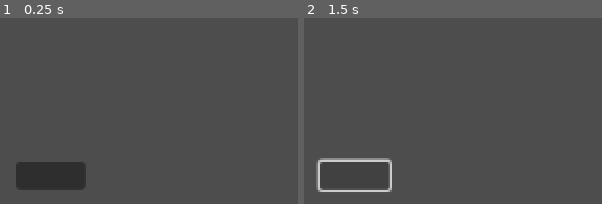
Above: before the commit, frames 1-2 (left to right).
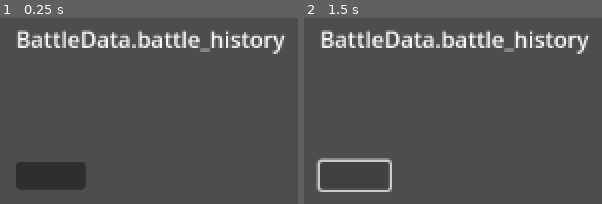
Above: after the commit, the same moments.

Repository: Quilfort/gameoff-2024
Game: Godot game, scene res://Scenes/after_battle.tscn
The game is run twice, just before and just after one commit, with the same random seed, the same clock (stepped at 60 frames per second) and the same inputs. This scene is started directly instead of the project's main scene.
Inputs (mouse positions are in pixels of both pictures, inside the frame that each line leads up to):
- Up to frame 1 (0.25 s): no input
- Up to frame 2 (1.5 s): click (354, 176) at 0.5 s; click (354, 176) at 1.25 s

The runs differ from the first frame. In frame 1, 4.7% of the frame differs, in the area x 6-96%, y 6-20%; in frame 2, 4.7%.
Error before the commit: Invalid access to property or key 'name' on a base object of type 'Nil'. (res://Scripts/after_battle.gd:7)

Commit message:
Small fixed in code

Diff:
--- a/game-off-2024/Scripts/Singleton/battle_data.gd
+++ b/game-off-2024/Scripts/Singleton/battle_data.gd
@@ -1,7 +1,7 @@
 extends Node
 
 # Settings
-var MAX_NUMBER = 0
+var MAX_NUMBER = 500
 
 # Battle Settings
 var game_started = false
@@ -14,3 +14,5 @@
 
 var computer_name = null
 var computer_strategy = null
+
+var battle_history = []
--- a/game-off-2024/Scripts/Singleton/battle_history.gd
+++ /dev/null
@@ -1 +0,0 @@
-extends Node
--- a/game-off-2024/Scripts/after_battle.gd
+++ b/game-off-2024/Scripts/after_battle.gd
@@ -4,7 +4,8 @@
 	setup_battle_result()
 
 func setup_battle_result():
-	$BattleResultLabel.text = BattleData.computer.name
+	$BattleResultLabel.text = "BattleData.battle_history"
+	print(BattleData.battle_history)
 
 func _on_continue_button_pressed() -> void:
 	pass # Replace with function body.
--- a/game-off-2024/Scripts/battle.gd
+++ b/game-off-2024/Scripts/battle.gd
@@ -44,8 +44,12 @@
 			is_player_turn = true
 			$InstructionLabel.text = "Your turn! Make a guess (1-%d):" % MAX_NUMBER
 
+func reset_game():
+	setup_game()
+
 func setup_game():
 	computer_number = randi() % MAX_NUMBER + 1
+	print(computer_number)
 	player_attempts = 0
 	computer_attempts = 0
 	computer_timer = 0
@@ -84,8 +88,6 @@
 		$InstructionLabel.text = "Computer will guess in 2 seconds..."
 		await get_tree().create_timer(2.0).timeout
 
-
-
 func update_history_display():
 	var player_history_text = "Player Guesses:\n"
 	for guess_info in player_guess_history:
@@ -134,8 +136,6 @@
 	is_player_turn = false
 	$InstructionLabel.text = "Computer will guess in 2 seconds..."
 	$GuessInput.clear()
-
-
 
 func computer_guesses():
 	var guess = smart_computer_guess()
@@ -177,10 +177,6 @@
 		get_tree().change_scene_to_file("res://Scenes/after_battle.tscn")
 		return
 
-func reset_game():
-	setup_game()
-
-
 func _on_submit_button_pressed():
 	if !game_started:
 		print("NOT STARTED")
--- a/game-off-2024/Scripts/before_battle.gd
+++ b/game-off-2024/Scripts/before_battle.gd
@@ -1,6 +1,5 @@
 extends Node2D
 
-var MAX_NUMBER = 500
 
 var player_number = 0
 var game_started = false
@@ -10,13 +9,13 @@
 
 func setup_game():
 	print(BattleData.computer)
-	$StartLabel.text = "Choice your Pokemon between 1 and %d." % MAX_NUMBER
+	$StartLabel.text = "Choice your Pokemon between 1 and %d." % BattleData.MAX_NUMBER
 
 func _on_start_button_pressed() -> void:
 	if !game_started:
 		player_number = $GuessInput.text.to_int()
-		if player_number < 1 or player_number > MAX_NUMBER:
-			$StartLabel.text = "Please enter a number between 1 and %d." % MAX_NUMBER
+		if player_number < 1 or player_number > BattleData.MAX_NUMBER:
+			$StartLabel.text = "Please enter a number between 1 and %d." % BattleData.MAX_NUMBER
 			return
 		game_started = true
 		# Set Battle Data
@@ -24,5 +23,4 @@
 		BattleData.player_number = player_number
 		# Set Computer Data
 		$GuessInput.clear()
-		BattleData.MAX_NUMBER = MAX_NUMBER
 		get_tree().change_scene_to_file("res://Scenes/battle.tscn")
--- a/game-off-2024/project.godot
+++ b/game-off-2024/project.godot
@@ -19,7 +19,6 @@
 [autoload]
 
 BattleData="*res://Scripts/Singleton/battle_data.gd"
-BattleHistory="*res://Scripts/Singleton/battle_history.gd"
 ComputerData="*res://Scripts/Singleton/computer_data.gd"
 GameData="*res://Scripts/Singleton/game_data.gd"
 
